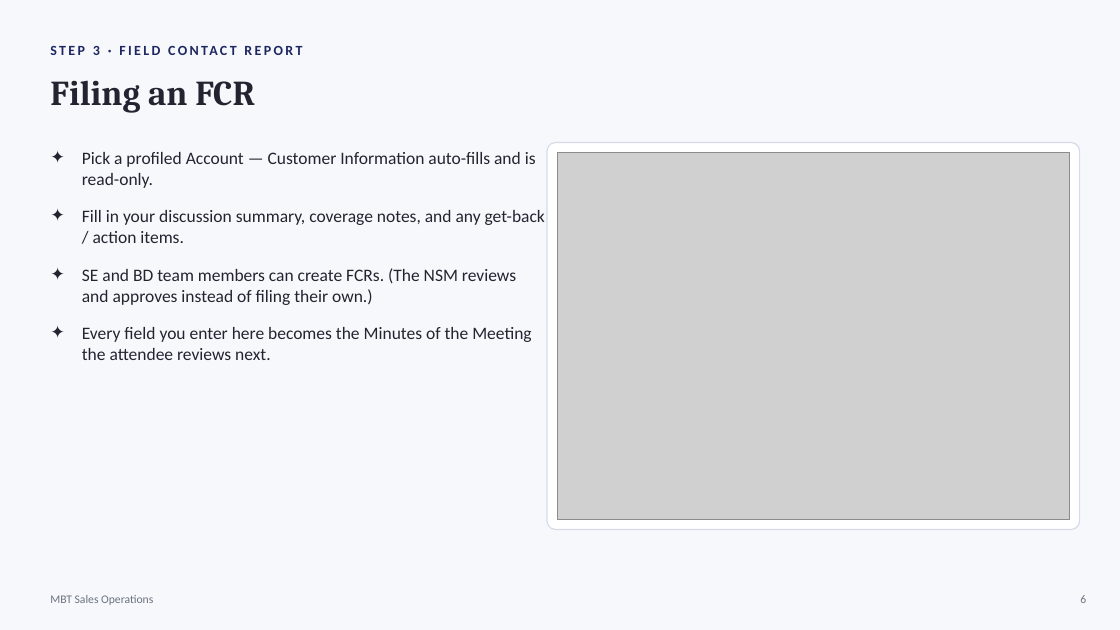
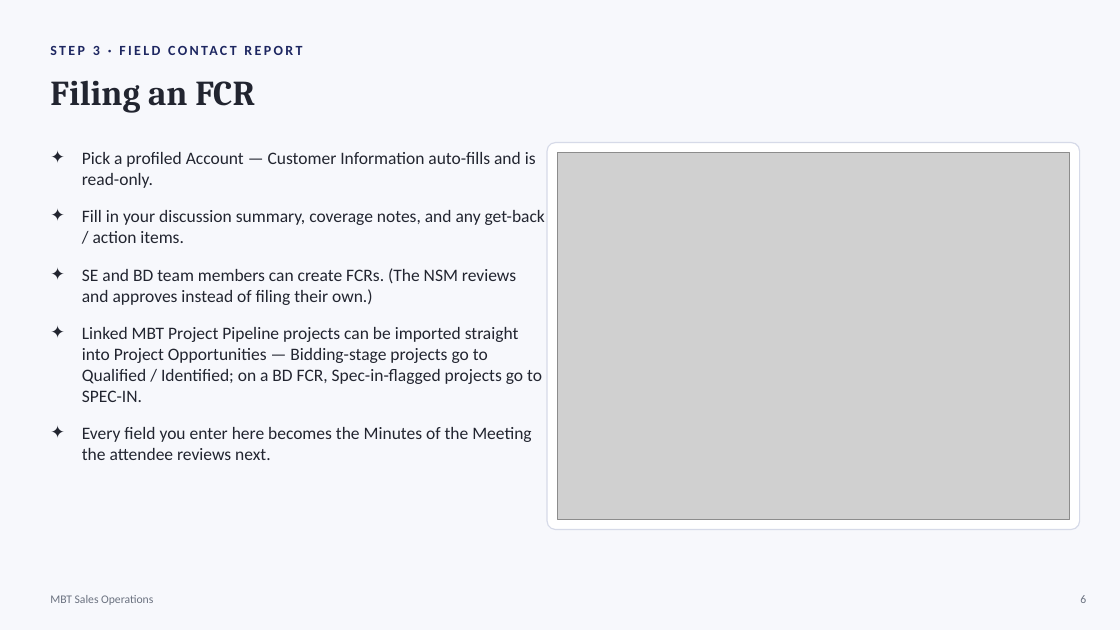
Before and after one commit to ronaldacedillo-coder/mbt-sales-app, a slide deck: slide 6 of docs/MBT Sales Operations - Quick Guide (SE-BD).pptx. Drawn at 1120x630 pixels with LibreOffice and Linux fonts; fonts in the diff are those of the drawing; grey boxes stand for pictures. Boxes give left, top, right and bottom in pixels: in the first picture for what was removed or moved away, otherwise in the second. Text is boxed around its words. In the diff, an @@ line names an element or a change of style, - is before the commit and + after.

Commit message:
Update manual and quick guide for BD Spec-in import routing

```diff
--- a/docs/MBT Sales Operations - Quick Guide (SE-BD).pptx
+++ b/docs/MBT Sales Operations - Quick Guide (SE-BD).pptx
@@ text at bbox=[82, 327, 542, 402]: paragraph added @@
+✦ Linked MBT Project Pipeline projects can be imported straight into Project Opportunities — Bidding-stage projects go to Qualified / Identified; on a BD FCR, Spec-in-flagged projects go to SPEC-IN.
```
Also in this commit, not shown: 1 other file.
